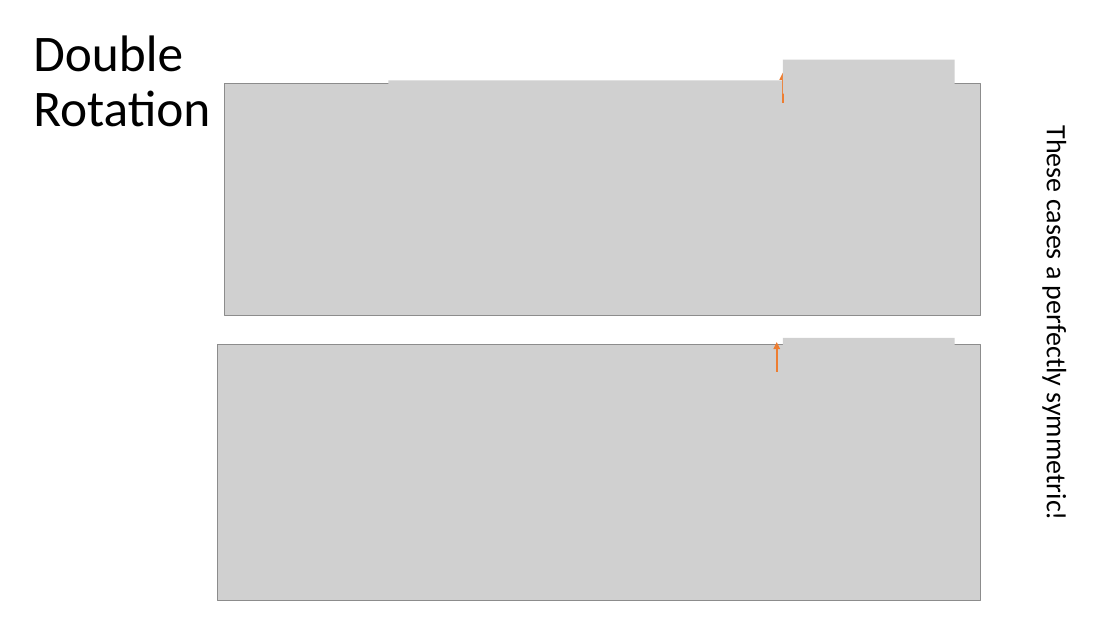
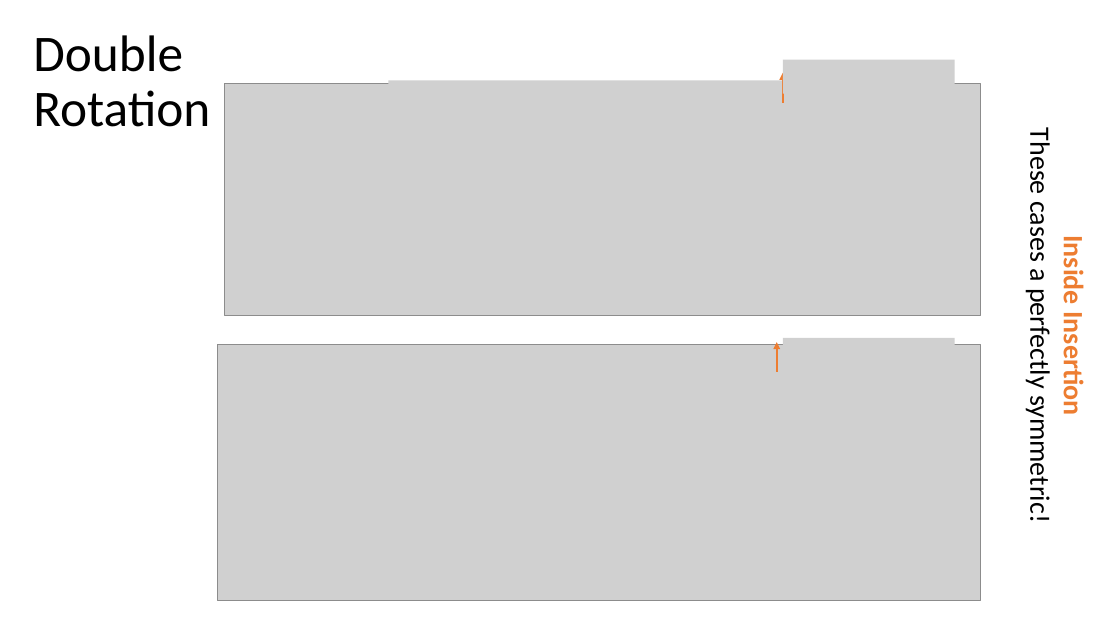
Before and after one commit to mhahsler/CS2341, a slide deck: slide 8 of Chapter4_Trees/slides/AVL_trees.pptx. Drawn at 1120x630 pixels with LibreOffice and Linux fonts; fonts in the diff are those of the drawing; grey boxes stand for pictures. Boxes give left, top, right and bottom in pixels: in the first picture for what was removed or moved away, otherwise in the second. Text is boxed around its words. In the diff, an @@ line names an element or a change of style, - is before the commit and + after.

```diff
--- a/Chapter4_Trees/slides/AVL_trees.pptx
+++ b/Chapter4_Trees/slides/AVL_trees.pptx
@@ text "Inside Insertion": place and size @@
-text "Inside Insertion" at [1039,132,1073,517]
+text "Inside Insertion" at [1023,134,1090,519]
@@ text at [1023,134,1057,519]: alignment left to centre @@
@@ text at [1056,243,1090,412]: paragraph added @@
+Inside Insertion
```
Also in this commit, not shown: 1 other slide changed, 1 other file.
